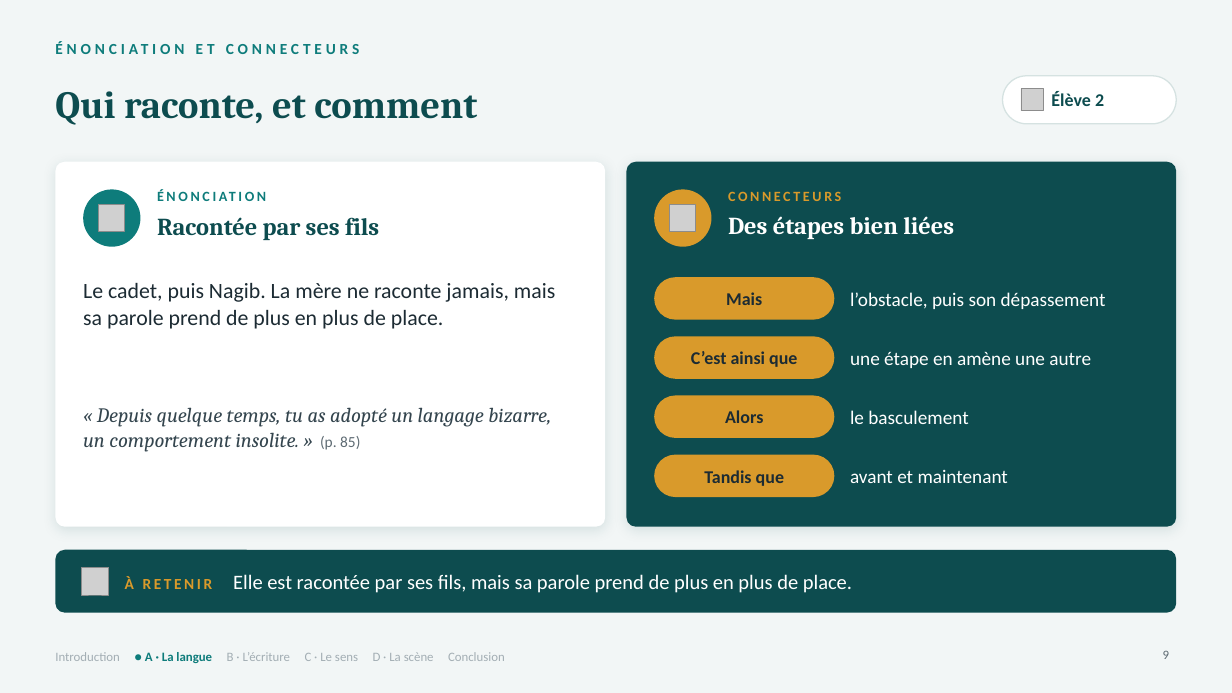
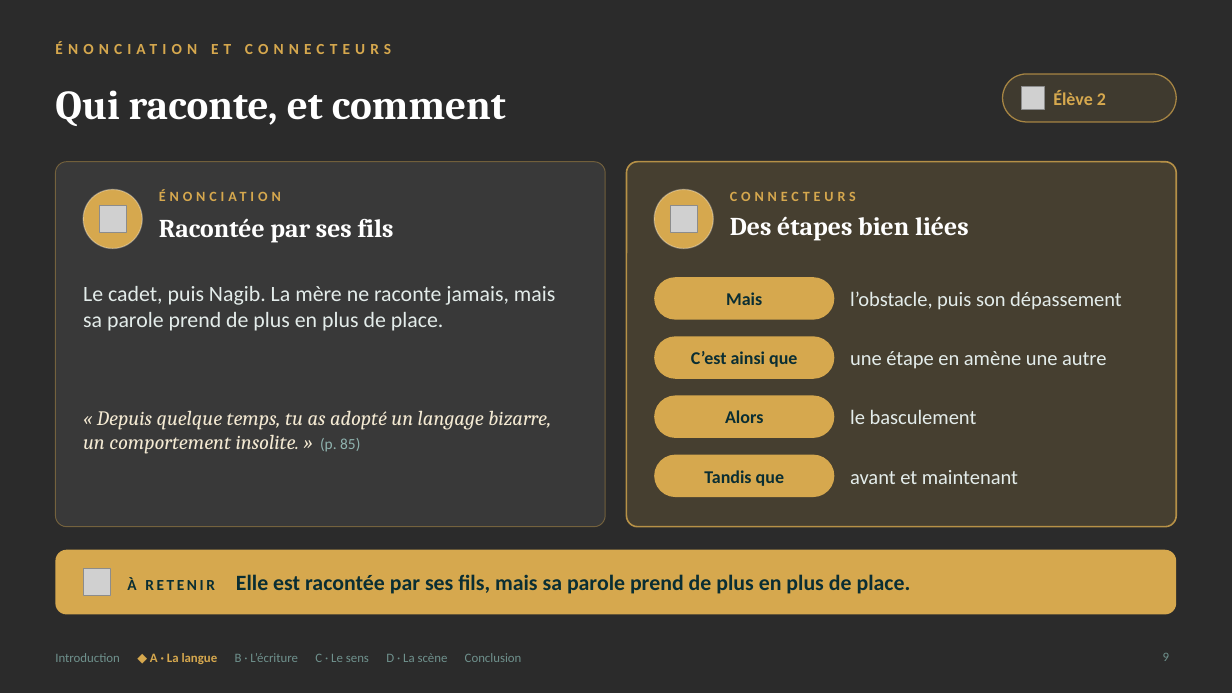
Before and after one commit to Veynoris/Francais-work, a slide deck: slide 9 of output/G4_Presentation.pptx. Drawn at 1232x693 pixels with LibreOffice and Linux fonts; fonts in the diff are those of the drawing; grey boxes stand for pictures; background and template pictures are left out; a plain dark background stands for a picture behind light text. Boxes give left, top, right and bottom in pixels: in the first picture for what was removed or moved away, otherwise in the second. Text is boxed around its words. In the diff, an @@ line names an element or a change of style, - is before the commit and + after.

```diff
--- a/output/G4_Presentation.pptx
+++ b/output/G4_Presentation.pptx
@@ background #F2F6F6 to picture (left out) @@
@@ text "ÉNONCIATION ET CONNECTEURS" at <box>55,39,933,67</box>: text colour #0E7C7B to #D6A84E, letter spacing 3 to 4 pt @@
@@ title "Qui raconte, et comment" at <box>55,90,506,126</box>: size 30 to 32 pt, text colour #0D4C4F to #FFFFFF @@
@@ rounded rectangle at <box>1003,74,1177,122</box>: fill #FFFFFF to #D6A84E at 12% opacity; outline #D5E2E1 1 pt to #D6A84E 1 pt @@
@@ text "Élève 2" at <box>1053,90,1106,105</box>: text colour #0D4C4F to #D6A84E @@
@@ rounded rectangle at <box>55,162,605,527</box>: fill #FFFFFF to #FFFFFF at 7% opacity; outline none to #D6A84E 0.75 pt; shadow off; proportions changed @@
@@ rounded rectangle at <box>627,162,1177,527</box>: fill #0D4C4F to #D6A84E at 16% opacity; outline none to #D6A84E 1.25 pt; shadow off; proportions changed @@
@@ ellipse at <box>83,189,142,249</box>: fill #0E7C7B to #D6A84E; outline none to #FFFFFF 1 pt @@
@@ text "ÉNONCIATION" at <box>159,188,584,213</box>: text colour #0E7C7B to #D6A84E, letter spacing 2 to 3 pt @@
@@ ellipse at <box>654,189,714,249</box>: fill #D99A2B to #D6A84E; outline none to #FFFFFF 1 pt @@
@@ text "CONNECTEURS" at <box>730,192,856,201</box>: text colour #D99A2B to #D6A84E, letter spacing 2 to 3 pt @@
@@ text "Racontée par ses fils" at <box>159,218,394,242</box>: size 19 to 20 pt, text colour #0D4C4F to #FFFFFF @@
@@ text "Des étapes bien liées" at <box>730,216,969,240</box>: size 19 to 20 pt @@
@@ text "Le cadet, puis Nagib. La ..." at <box>83,286,555,331</box>: text colour #1C2B33 to #E3ECEA @@
@@ text "« Depuis quelque temps, tu ..." at <box>83,410,551,454</box>: text colour #34454E to #F3E9D2; text colour #5E6B73 to #8FB3AF in "(p. 85)" @@
@@ text colour #1C2B33 to #0A2E33 in 4 elements at <box>726,292,762,305</box>, <box>691,351,797,367</box>, <box>725,410,763,423</box>, <box>704,470,784,486</box> @@
@@ fill #D99A2B to #D6A84E in 4 elements at <box>654,277,835,320</box>, <box>654,336,835,379</box>, <box>654,396,835,438</box>, <box>654,455,835,497</box> @@
@@ size 15 to 16 pt, text colour #FFFFFF to #E3ECEA in 4 elements at <box>850,291,1122,310</box>, <box>850,351,1106,369</box>, <box>850,409,977,424</box>, <box>850,470,1018,484</box> @@
@@ rounded rectangle at <box>55,550,1177,615</box>: fill #0D4C4F to #D6A84E; proportions changed @@
@@ text "À RETENIR Elle est racontée ..." at <box>127,574,911,594</box>: size 16 to 17 pt, text colour #FFFFFF to #0A2E33, bold on in "Elle est racontée par ses fils, mais ..."; text colour #D99A2B to #0A2E33 in "À RETENIR" @@
@@ text at <box>55,653,522,664</box>: text changed; text colour #A3AEB4 to #6F918D @@
-Introduction ● A · La langue B · L’écriture C · Le sens D · La scène Conclusion
+Introduction ◆ A · La langue B · L’écriture C · Le sens D · La scène Conclusion
@@ page number at <box>1163,653,1169,661</box>: text colour #5E6B73 to #6F918D @@
```
Also in this commit, not shown: 22 other slides changed, 2 other files.
